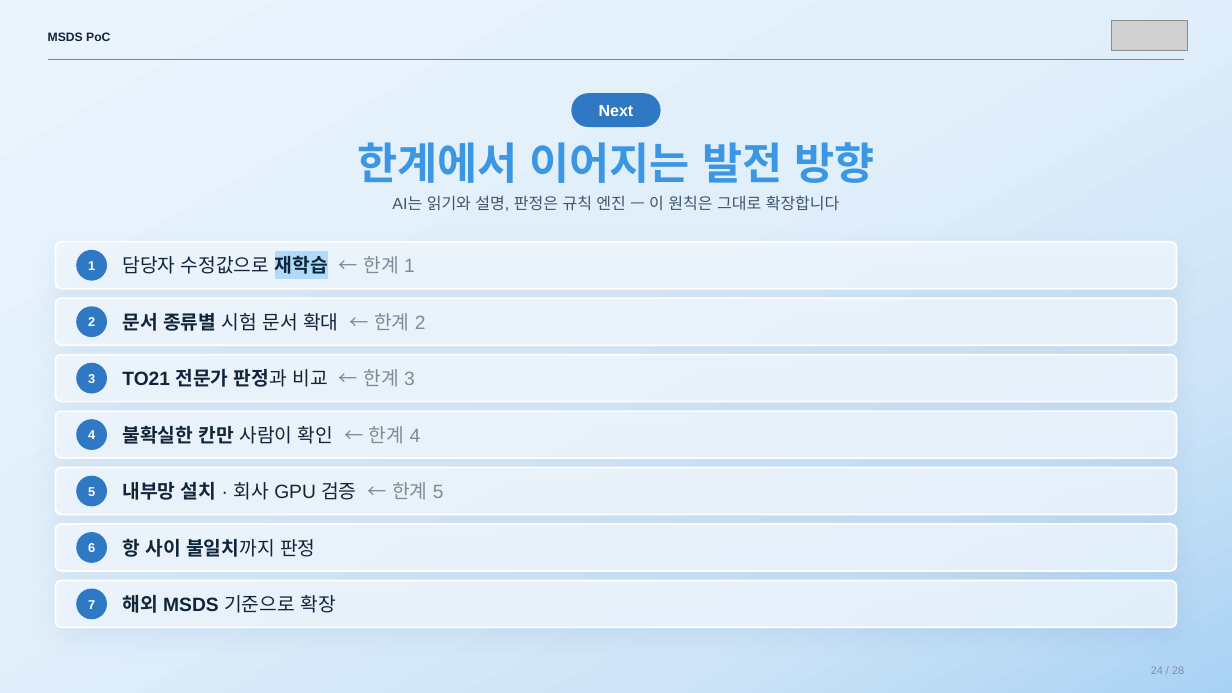
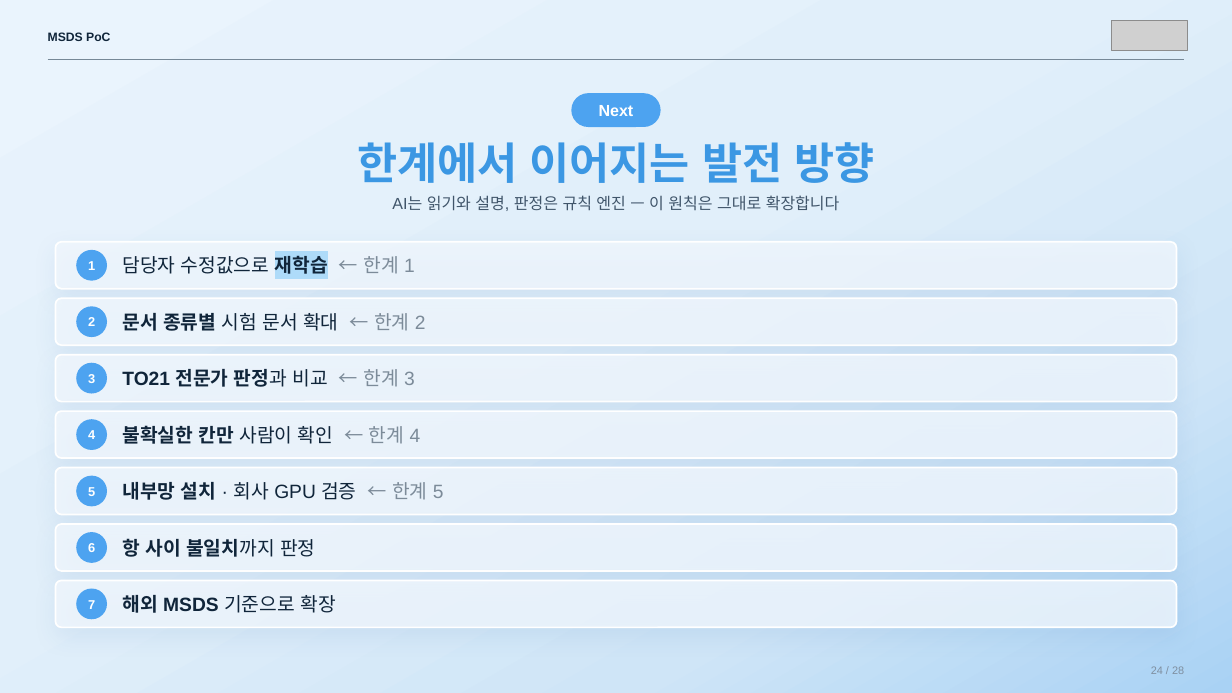
Before and after one commit to sunub/for-digital-divide, a slide deck: slide 24 of MSDS_PoC_flat.pptx. Drawn at 1232x693 pixels with LibreOffice and Linux fonts; fonts in the diff are those of the drawing; grey boxes stand for pictures. Boxes give left, top, right and bottom in pixels: in the first picture for what was removed or moved away, otherwise in the second. Text is boxed around its words. In the diff, an @@ line names an element or a change of style, - is before the commit and + after.

```diff
--- a/MSDS_PoC_flat.pptx
+++ b/MSDS_PoC_flat.pptx
@@ fill #2F78C4 to #4DA3F0 in 8 elements at (571, 93, 661, 128), (76, 250, 106, 280), (76, 306, 106, 336), (76, 363, 106, 394), (76, 420, 106, 450), (76, 476, 106, 506), (76, 532, 106, 563), (76, 589, 106, 619) @@
```
Also in this commit, not shown: 24 other slides changed.
